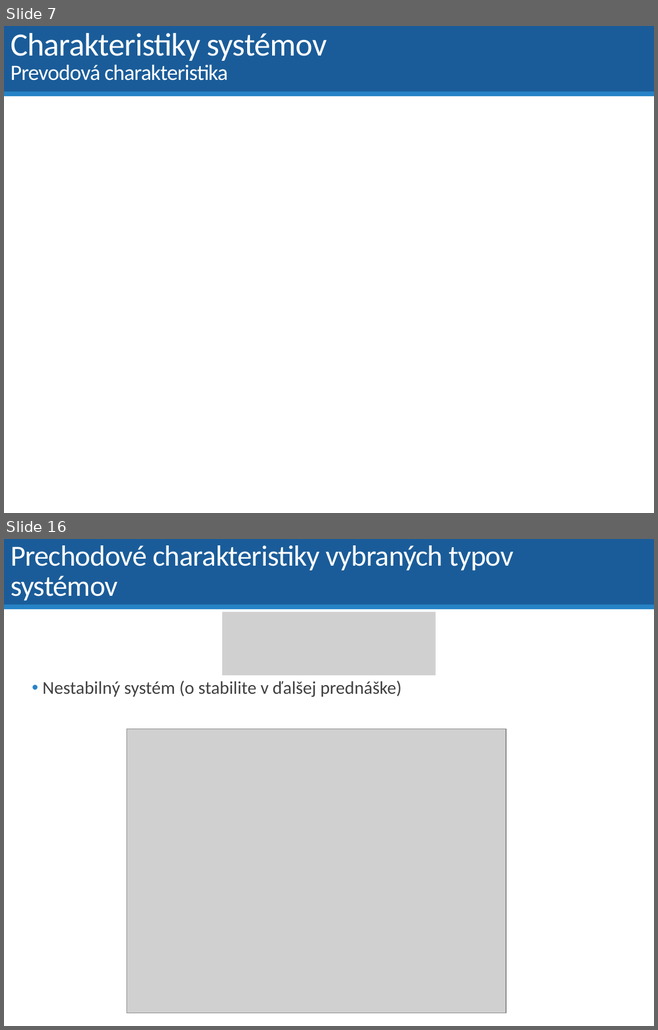
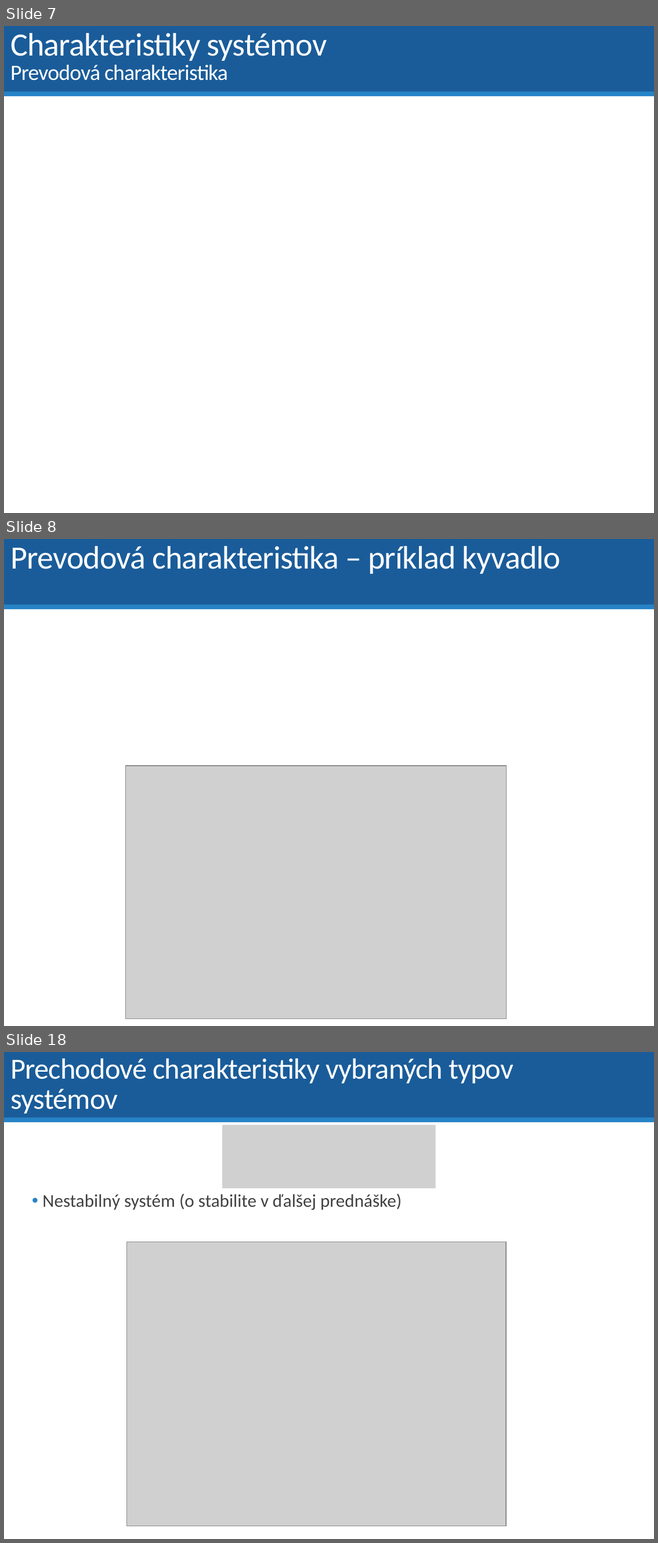
Before and after one commit to dodekm/TeamProjektKybernetika, a slide deck: Nove prednasky/P4 Vlastnosti prenosovych funkcii.pptx. Shown one above the other, each under a label of ours: slides 7 and 16 before the commit, slides 7, 8 and 18 after it; the slides between them are not shown. The pictures are 658x1030 and 658x1543 pixels, drawn with LibreOffice and Linux fonts; fonts in the diff are those of the drawing; grey boxes stand for pictures. Boxes give left, top, right and bottom in pixels: in the first picture for what was removed or moved away, otherwise in the second. Text is boxed around its words. In the diff, an @@ line names an element or a change of style, - is before the commit and + after.

```diff
--- a/Nove prednasky/P4 Vlastnosti prenosovych funkcii.pptx
+++ b/Nove prednasky/P4 Vlastnosti prenosovych funkcii.pptx
@@ slide 8 added at (4, 539, 654, 1026), background #FFFFFF; not listed: 2 template elements that a slide beside it also shows @@
@@ title added at (10, 546, 561, 574), 36 pt, text #FFFFFF @@
+Prevodová charakteristika – príklad kyvadlo
@@ picture added at (125, 766, 506, 1019) @@
@@ what was slide 16 is now slide 18 @@
```
Also in this commit, not shown: 13 slides changed, 2 other slides added, 1 other file.
